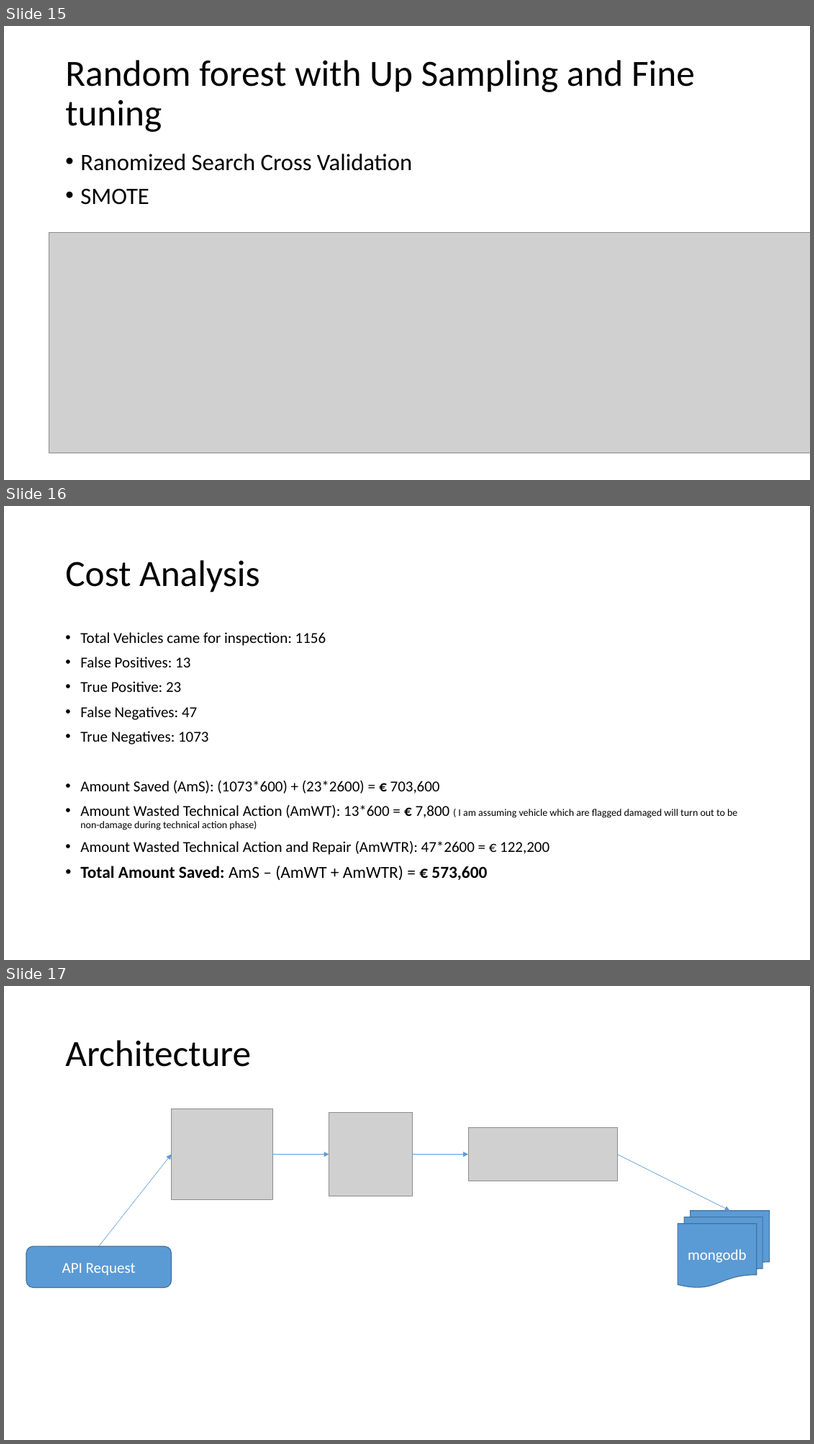
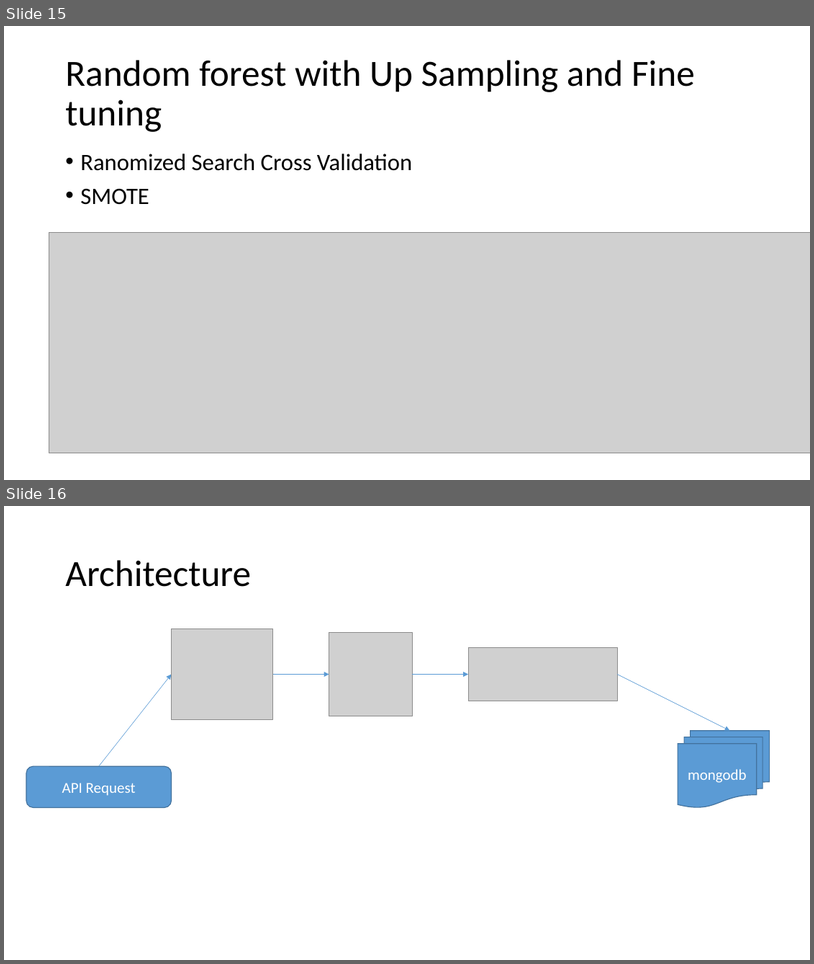
Before and after one commit to adilmukhtar82/PdM, a slide deck: docs/Presentation.pptx. Shown one above the other, each under a label of ours: slides 15, 16 and 17 before the commit, slides 15 and 16 after it. The pictures are 814x1444 and 814x964 pixels, drawn with LibreOffice and Linux fonts; fonts in the diff are those of the drawing; grey boxes stand for pictures. Boxes give left, top, right and bottom in pixels: in the first picture for what was removed or moved away, otherwise in the second. Text is boxed around its words. In the diff, an @@ line names an element or a change of style, - is before the commit and + after.

Commit message:
presentation

```diff
--- a/docs/Presentation.pptx
+++ b/docs/Presentation.pptx
@@ slide 16 removed at [4, 506, 810, 960], background #FFFFFF @@
@@ title removed at [65, 560, 260, 592] @@
-Cost Analysis
@@ text removed at [80, 632, 738, 880] @@
-• Total Vehicles came for inspection: 1156
-• False Positives: 13
-• True Positive: 23
-• False Negatives: 47
-• True Negatives: 1073
-• Amount Saved (AmS): (1073*600) + (23*2600) = € 703,600
-• Amount Wasted Technical Action (AmWT): 13*600 = € 7,800 ( I am assuming vehicle which are flagged damaged will turn out to be non-damage during technical action phase)
-• Amount Wasted Technical Action and Repair (AmWTR): 47*2600 = € 122,200
-• Total Amount Saved: AmS – (AmWT + AmWTR) = € 573,600
@@ what was slide 17 is now slide 16 @@
```
